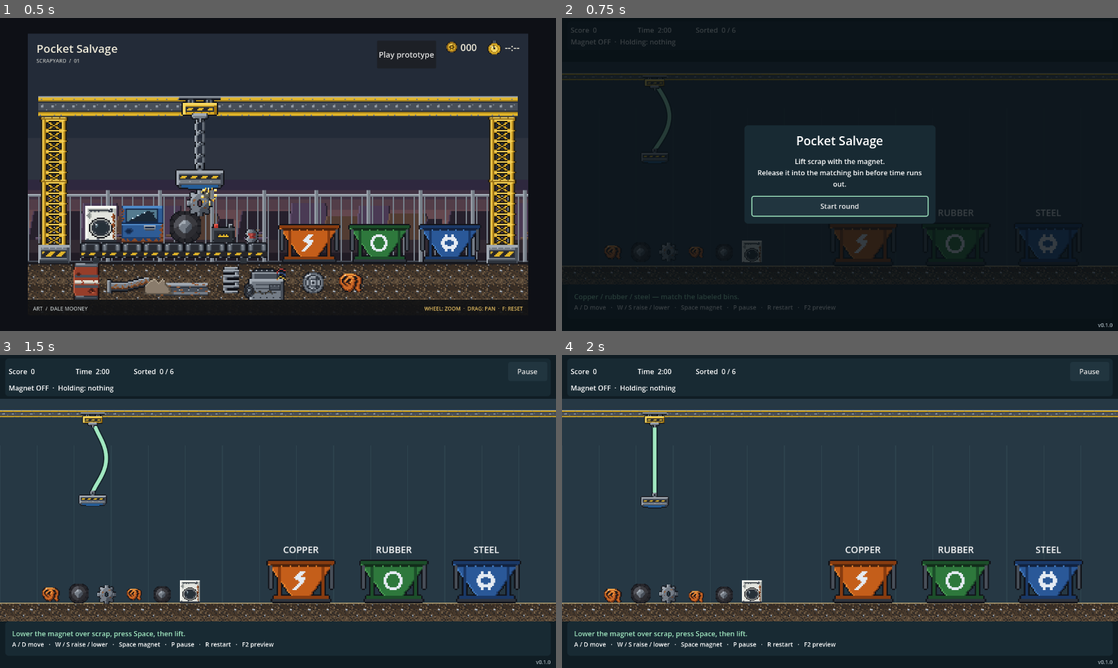
Above: before the commit, frames 1-4 (two rows, left to right).
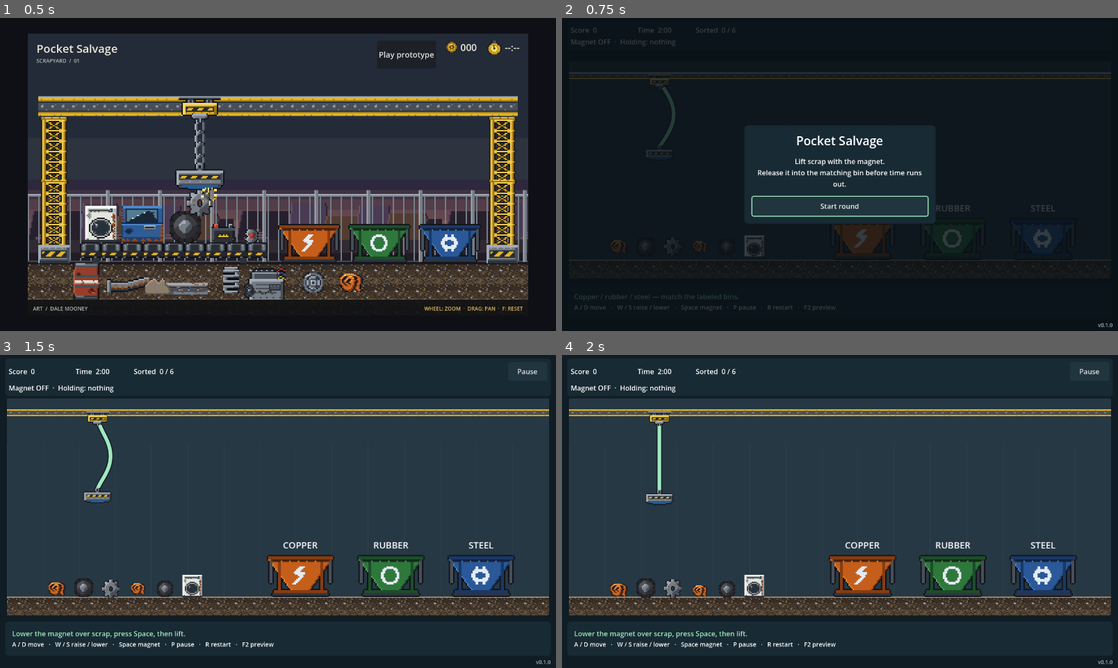
Above: after the commit, the same moments.

Repository: RaresKeY/pocket-salvage
Game: Godot game, scene res://scenes/main.tscn
The game is run twice, just before and just after one commit, with the same random seed, the same clock (stepped at 60 frames per second) and the same inputs.
Inputs:
- Up to frame 1 (0.5 s): no input
- Up to frame 2 (0.75 s): click "Play prototype" at 0.5 s
- Up to frame 3 (1.5 s): click "Start round" at 1.25 s
- Up to frame 4 (2 s): no input

Frame 1 is identical in both runs. In frame 2, 2.2% of the frame differs, in the area x 0-100%, y 17-84%; in frame 3, 14%; in frame 4, 14%, in the area x 0-100%, y 14-86%.

Commit message:
Integrate smooth lifecycle transitions and standalone prototype navigation

Diff:
--- a/labs/salvage/lab.gd
+++ b/labs/salvage/lab.gd
@@ -61,7 +61,7 @@
 func _fit() -> void:
 	if stage == null: return
 	stage.position = Vector2(0,100)
-	stage.size = Vector2(size.x, maxf(120, size.y - 205))
+	stage.size = Vector2(size.x, maxf(120, size.y - 221))
 	var zoom := minf(stage.size.x / 1200.0, stage.size.y / 480.0)
 	viewport.canvas_transform = Transform2D(0,Vector2.ONE * zoom,0,(stage.size - Vector2(1200,480) * zoom)*0.5)
 
@@ -130,6 +130,7 @@
 	world.add_child(suspension)
 	suspension.configure(tip,layout.crane_anchor,160.0)
 	trolley.position = suspension.anchor
+	world.reset_physics_interpolation()
 	finish_reason = ""
 	round_state.configure(120.0,payloads.size())
 	rebuilding = false
@@ -161,7 +162,11 @@
 func _state_changed() -> void:
 	if rebuilding or world == null: return
 	var running: bool = round_state.state == &"running"
-	world.process_mode = Node.PROCESS_MODE_INHERIT if running else Node.PROCESS_MODE_DISABLED
+	var next_mode := Node.PROCESS_MODE_INHERIT if running else Node.PROCESS_MODE_DISABLED
+	if world.process_mode != next_mode:
+		world.reset_physics_interpolation()
+		suspension.rope.finish_interpolation()
+	world.process_mode = next_mode
 	for bin in bins: bin.enabled = running
 	refresh_hud()
 
@@ -227,7 +232,7 @@
 
 func refresh_hud() -> void:
 	if hud == null or round_state == null: return
-	hud.present({"state":round_state.state,"score":round_state. …(389 unchanged characters)… eason":finish_reason,"navigation_hint":"F2 preview"})
+	hud.present({"state":round_state.state,"score":round_state. …(389 unchanged characters)… eason":finish_reason,"navigation_hint":"" if OS.has_feature("standalone") else "F2 preview"})
 
 func _unhandled_key_input(event: InputEvent) -> void:
 	if not event is InputEventKey or not event.pressed or event.echo: return
@@ -237,7 +242,8 @@
 		KEY_R: restart_round()
 		KEY_ENTER:
 			if round_state.state == &"ready": start_round()
-		KEY_F2: get_tree().change_scene_to_file("res://scenes/main.tscn")
+		KEY_F2:
+			if not OS.has_feature("standalone"): get_tree().change_scene_to_file("res://scenes/main.tscn")
 
 func _notification(what: int) -> void:
 	if what == NOTIFICATION_WM_WINDOW_FOCUS_OUT and round_state != null and round_state.state == &"running":
Not shown, changed: specs/salvage_prototype.md
